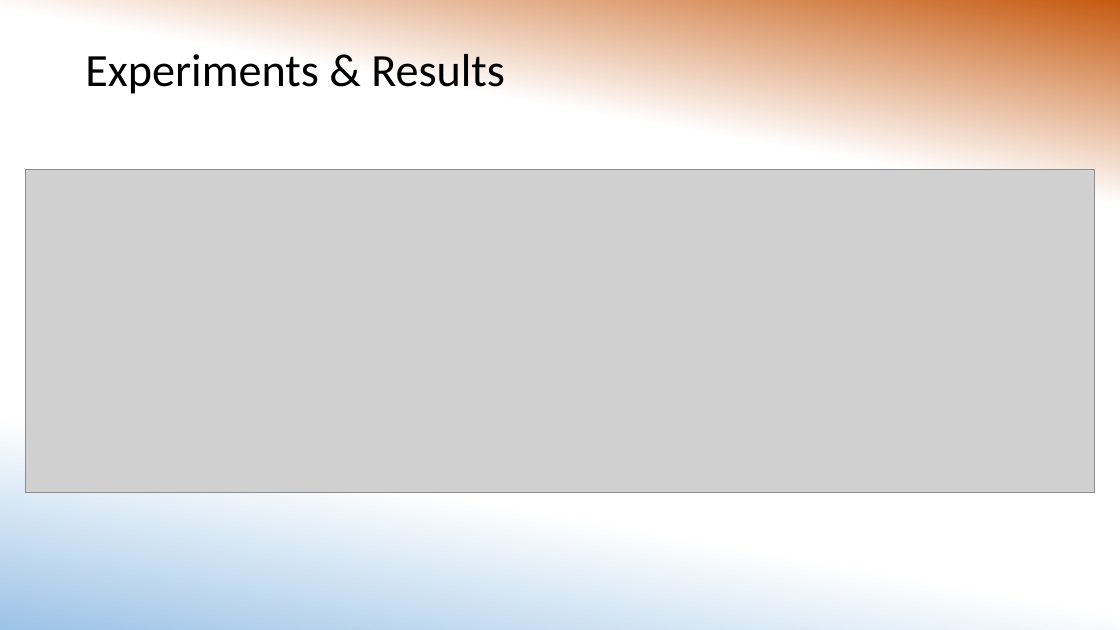
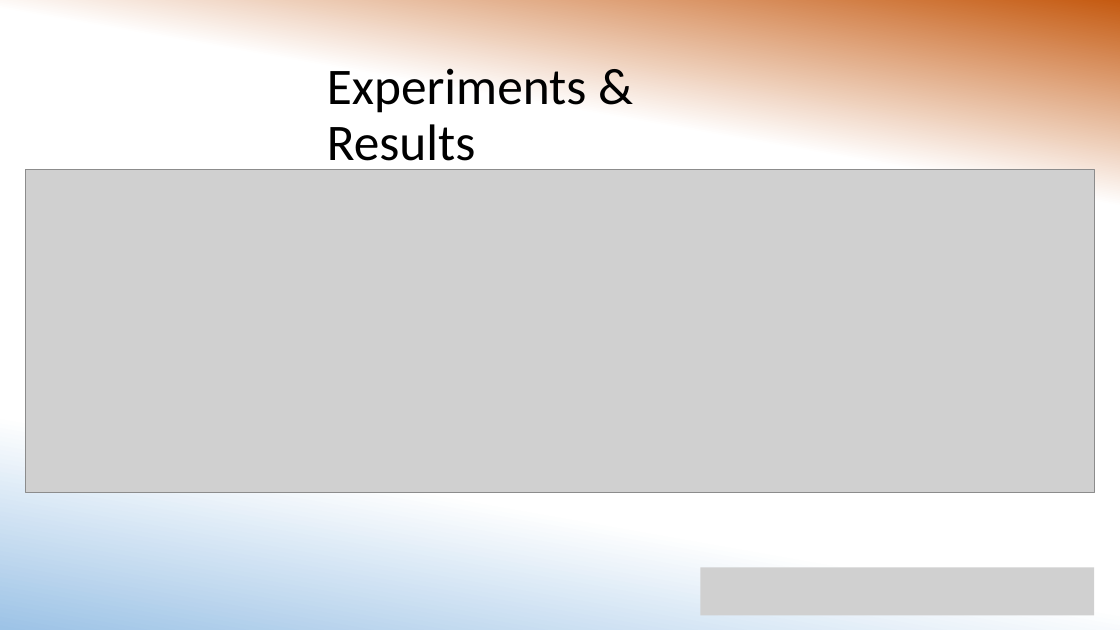
Before and after one commit to MorganMWJ/sem1020-paper-presentations, a slide deck: slide 10 of DQN/dqn_slides.pptx. Drawn at 1120x630 pixels with LibreOffice and Linux fonts; fonts in the diff are those of the drawing; grey boxes stand for pictures. Boxes give left, top, right and bottom in pixels: in the first picture for what was removed or moved away, otherwise in the second. Text is boxed around its words. In the diff, an @@ line names an element or a change of style, - is before the commit and + after.

```diff
--- a/DQN/dqn_slides.pptx
+++ b/DQN/dqn_slides.pptx
@@ title "Experiments & Results": place and size @@
-title "Experiments & Results" at (85,54,505,94)
+title "Experiments & Results" at (327,62,587,172)
@@ title "Experiments & Results" at (327,62,587,172): size 39.6 to 44 pt @@
@@ picture added at (701,567,1095,615) @@
```
Also in this commit, not shown: 4 other slides changed, 1 other file.
